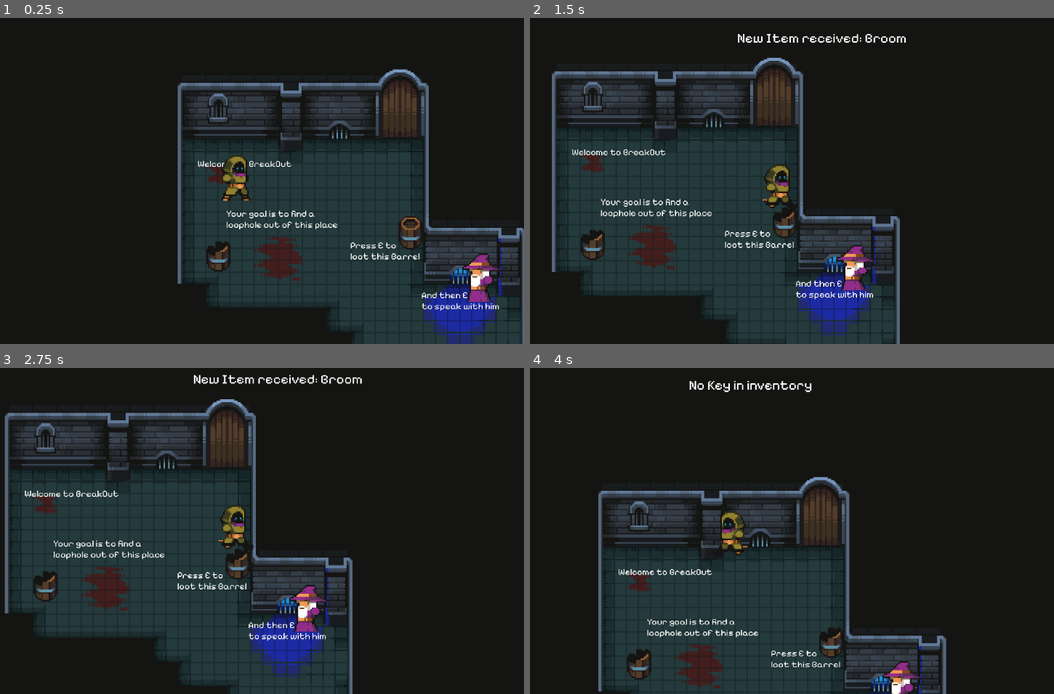
Above: before the commit, frames 1-4 (two rows, left to right).
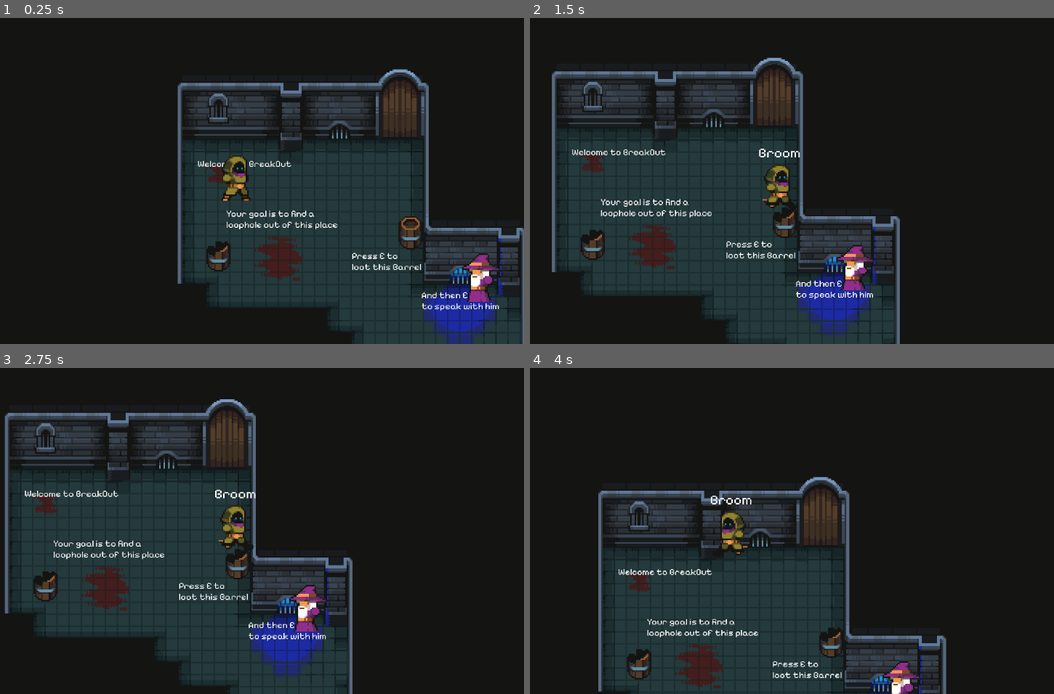
Above: after the commit, the same moments.

Repository: Sajeg/BreakOut
Game: Godot game, scene res://Scenes/main.tscn
Same seed, same stepped clock (60 frames per second), same inputs: the game is played once before the commit and once after it.
Inputs:
- Up to frame 1 (0.25 s): no input
- Up to frame 2 (1.5 s): tap E (interact) at 0.5, 1.35 s; hold D (right) 0.53-1.28 s; hold E (interact) 0.53-1.28 s; hold S (down) from 1.28 s (still down)
- Up to frame 3 (2.75 s): tap E (interact) at 2 s; release S (down) at 2.03 s; hold D (right) from 2.03 s (still down); hold E (interact) from 2.03 s (still down)
- Up to frame 4 (4 s): release D (right) at 2.78 s; release E (interact) at 2.78 s; hold W (up) 2.78-3.53 s; tap E (interact) at 2.85, 3.5 s; hold A (left) from 3.53 s (still down); hold E (interact) from 3.53 s (still down)

The runs differ from the first frame. In frame 1, 0.4% of the frame differs, in the area x 66-81%, y 68-78%; in frame 2, 0.8%; in frame 3, 0.9%, in the area x 33-70%, y 2-72%; in frame 4, 0.7%.

Commit message:
Visual update

Diff:
--- a/Scenes/barrel.tscn
+++ b/Scenes/barrel.tscn
@@ -16,15 +16,44 @@
 [node name="Barrel" type="StaticBody2D"]
 script = ExtResource("1_gykoh")
 
-[node name="Label" type="Label" parent="."]
+[node name="Label_left" type="Label" parent="."]
 visible = false
 offset_left = -22.0
+offset_top = -15.0
+offset_right = 44.0
+offset_bottom = 18.0
+theme = ExtResource("2_jmrls")
+theme_override_constants/line_spacing = 1
+theme_override_font_sizes/font_size = 7
+text = "  Press
+E to
+  loot"
+
+[node name="Label_center" type="Label" parent="."]
+visible = false
+offset_left = -16.0
 offset_top = -18.0
-offset_right = 44.0
+offset_right = 23.0
 offset_bottom = 15.0
 theme = ExtResource("2_jmrls")
 theme_override_constants/line_spacing = 1
 theme_override_font_sizes/font_size = 7
+text = "Press E
+to           loot"
+horizontal_alignment = 1
+
+[node name="Label_right" type="Label" parent="."]
+visible = false
+offset_left = 6.0
+offset_top = -13.0
+offset_right = 26.0
+offset_bottom = 20.0
+theme = ExtResource("2_jmrls")
+theme_override_constants/line_spacing = 0
+theme_override_font_sizes/font_size = 7
+text = "Press
+ E to
+loot"
 
 [node name="Barrel" type="Sprite2D" parent="."]
 texture_filter = 1
--- a/Scenes/door.tscn
+++ b/Scenes/door.tscn
@@ -34,10 +34,13 @@
 
 [node name="Label" type="Label" parent="."]
 visible = false
-offset_left = -90.0
-offset_top = -34.0
-offset_right = 90.0
-offset_bottom = -23.0
+offset_left = -11.0
+offset_top = -8.0
+offset_right = 12.0
+offset_bottom = 23.0
 theme = ExtResource("4_keond")
-text = "Door is locked"
+theme_override_font_sizes/font_size = 6
+text = "Door is
+locked"
 horizontal_alignment = 1
+vertical_alignment = 1
--- a/Scenes/main.tscn
+++ b/Scenes/main.tscn
@@ -1652,10 +1652,10 @@
 loophole out of this place"
 
 [node name="Guide2" type="Label" parent="."]
-offset_left = 143.0
-offset_top = 179.0
-offset_right = 189.0
-offset_bottom = 195.0
+offset_left = 144.0
+offset_top = 186.0
+offset_right = 190.0
+offset_bottom = 202.0
 theme = ExtResource("4_7m6mf")
 theme_override_constants/line_spacing = 0
 theme_override_font_sizes/font_size = 6
--- a/Scenes/player.tscn
+++ b/Scenes/player.tscn
@@ -277,14 +277,15 @@
 
 [node name="InventoryNotification" type="Label" parent="."]
 visible = false
-offset_left = -28.0
-offset_top = -119.0
-offset_right = 29.0
-offset_bottom = -109.0
+offset_left = -77.0
+offset_top = -43.0
+offset_right = 77.0
+offset_bottom = -32.0
 size_flags_horizontal = 6
 size_flags_vertical = 2
 theme = ExtResource("4_1qt2t")
-text = "Item received:"
+text = "Potatoe"
+horizontal_alignment = 1
 
 [node name="Timer" type="Timer" parent="."]
 wait_time = 5.0
--- a/Scenes/wizard.tscn
+++ b/Scenes/wizard.tscn
@@ -1,8 +1,9 @@
-[gd_scene load_steps=11 format=3 uid="uid://csd6ikilylmnc"]
+[gd_scene load_steps=12 format=3 uid="uid://csd6ikilylmnc"]
 
 [ext_resource type="Texture2D" uid="uid://bkp4jrea1ejr0" path="res://Assets/Wizard/Idle-Sheet.png" id="1_1akyu"]
 [ext_resource type="Script" path="res://Scripts/wizard.gd" id="1_71ayd"]
 [ext_resource type="Texture2D" uid="uid://w7vvqpfixo5m" path="res://Assets/Wizard/Run-Sheet.png" id="2_eks4e"]
+[ext_resource type="Theme" uid="uid://cpwjiok04og8e" path="res://Assets/theme.tres" id="2_nhtf1"]
 [ext_resource type="PackedScene" uid="uid://deg2j8cndure2" path="res://Scenes/ai_manager.tscn" id="4_t3al8"]
 
 [sub_resource type="Animation" id="Animation_fh4qs"]
@@ -154,6 +155,16 @@
 [node name="Wizard" type="CharacterBody2D"]
 script = ExtResource("1_71ayd")
 
+[node name="Label" type="Label" parent="."]
+visible = false
+offset_left = 5.0
+offset_top = -1.0
+offset_right = 32.0
+offset_bottom = 10.0
+rotation = -1.5708
+theme = ExtResource("2_nhtf1")
+text = "Speak"
+
 [node name="Idle-sheet" type="Sprite2D" parent="."]
 texture_filter = 1
 position = Vector2(0, -16)
--- a/Scripts/Barrel.gd
+++ b/Scripts/Barrel.gd
@@ -12,30 +12,20 @@
 
 
 func _ready():
-	if display_mode == Mode.LEFT:
-		$Label.text = "Press
-                        E to
-                          loot"
-		$Label.position.x = -24
-		$Label.position.y = -14
-	elif display_mode == Mode.CENTER:
-		$Label.text = "      Press E
-                           to           loot"
-		$Label.position.x = -22
-		$Label.position.y = -18
-	elif display_mode == Mode.RIGHT:
-		$Label.text = "Press
-						 E to
-					   loot"
-		$Label.position.x = 5
-		$Label.position.y = -14
-
 	if looted:
 		$Barrel.visible = false
 		$Barrel_empty.visible = true
 	else:
 		$Barrel.visible = true
 		$Barrel_empty.visible = false
+
+func toggle_visible(state):
+	if display_mode == Mode.LEFT:
+		$Label_left.visible = state
+	elif display_mode == Mode.CENTER:
+		$Label_center.visible = state
+	elif display_mode == Mode.RIGHT:
+		$Label_right.visible = state
 
 func can_loot():
 	return !looted
--- a/Scripts/Door.gd
+++ b/Scripts/Door.gd
@@ -6,10 +6,10 @@
 
 func _ready():
 	if !locked:
-		visible = false
+		$Sprite2D.visible = false
 
 func unlock():
-	visible = false
+	$Sprite2D.visible = false
 	locked = false
 
 func text_visible(state):
--- a/Scripts/Player.gd
+++ b/Scripts/Player.gd
@@ -41,29 +41,27 @@
 		else:
 			loot_node.set_looted()
 			add_to_inventory(vars.available_loot[randi() % vars.available_loot.size()])
-		loot_node.get_node("./Label").visible = false
+		loot_node.toggle_visible(false)
 	elif event.is_action_pressed("interact") && can_unlock:
 		if unlock_node.locked:
 			if "Key" in vars.inventory:
-				vars.inventory.erase("key")
+				vars.inventory.erase("Key")
 				unlock_node.unlock()
-				unlock_node.set_text("Press E to go to next room")
+				unlock_node.set_text("Go to \nnext \n room")
 			else:
-				$InventoryNotification.text = "No Key in inventory"
-				$InventoryNotification.visible = true
-				$Timer.start()
+				unlock_node.set_text("No\nKey")
 		else:
 			get_tree().change_scene_to_packed(unlock_node.next_scene)
 	elif event.is_action_pressed("interact") && can_speak:
 		if not is_speaking:
-			tooltip.visible = false
+			ai_node.get_parent().get_node("./Label").visible = false
 			$SpeakUI.visible = true
 			$SpeakUI/Name.text = "Give to " + ai_node.npc_name + ":"
 			update_inventory_list()
 			is_speaking = true
 	elif event.is_action_pressed("exit") && can_speak:
 		if is_speaking:
-			tooltip.visible = true
+			ai_node.get_parent().get_node("./Label").visible = true
 			$SpeakUI.visible = false
 			$SpeakUI/Name.text = "Give to " + ai_node.npc_name + ":"
 			is_speaking = false
@@ -77,37 +75,37 @@
 
 func add_to_inventory(item):
 	vars.inventory.append(item)
-	$InventoryNotification.text = "New Item received: " + item
+	$InventoryNotification.text = item
 	$InventoryNotification.visible = true
 	$Timer.start()
 
 func _on_area_2d_area_entered(area):
 	if area.name == "Wizard":
 		ai_node = area.get_parent().get_node("./AIManager")
-		tooltip.visible = true
-		tooltip.text = "Press E to speak"
+		area.get_parent().get_node("./Label").visible = true
 		can_speak = true
 	elif area.name == "Object":
 		loot_node = area.get_parent()
 		can_loot = loot_node.can_loot()
 		if can_loot:
-			loot_node.get_node("./Label").visible = true
+			loot_node.toggle_visible(true)
 	elif area.name == "Door":
 		unlock_node = area.get_parent()
 		can_unlock = true
 		unlock_node.text_visible(true)
 		if unlock_node.locked:
-			unlock_node.set_text("Press E to unlock the door")
+			unlock_node.set_text("Door is \nlocked")
 		else:
-			unlock_node.set_text("Press E to go to next room")
+			unlock_node.set_text("Go to \nnext \n room")
 
 
 func _on_area_2d_area_exited(area):
 	if area.name == "Wizard":
 		can_speak = false
+		area.get_parent().get_node("./Label").visible = false
 	elif area.name == "Object":
 		can_loot = false
-		loot_node.get_node("./Label").visible = false
+		loot_node.toggle_visible(false)
 	elif area.name == "Door":
 		can_unlock = false
 		unlock_node.text_visible(false)
